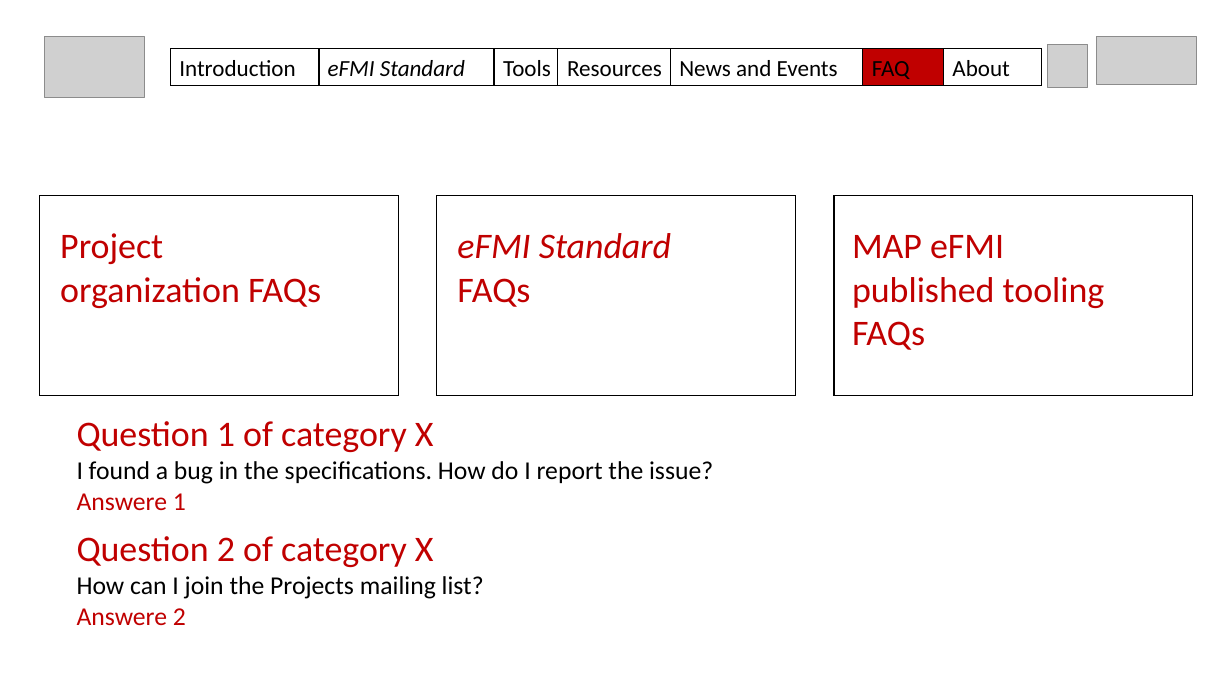
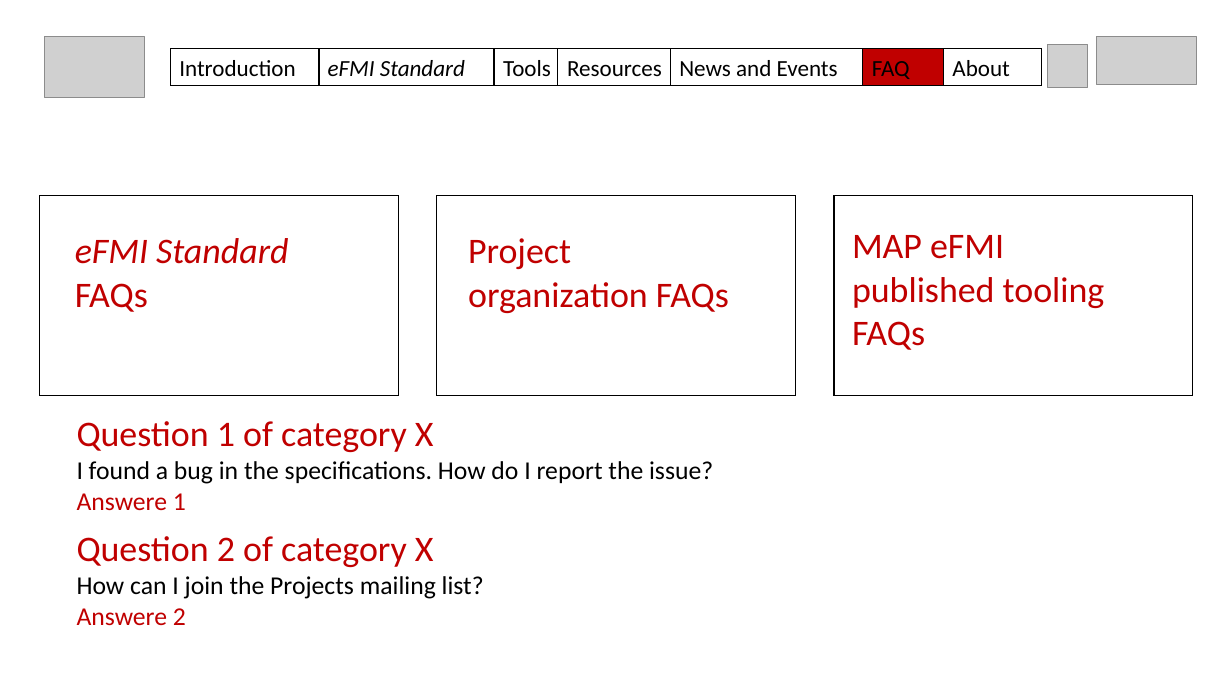
Before and after one commit to modelica/efmi-standard.org, a slide deck: slide 8 of documentation/2022-03-29_MAP-structure-draft.pptx (slide 7 before the commit). Drawn at 1232x693 pixels with LibreOffice and Linux fonts; fonts in the diff are those of the drawing; grey boxes stand for pictures. Boxes give left, top, right and bottom in pixels: in the first picture for what was removed or moved away, otherwise in the second. Text is boxed around its words. In the diff, an @@ line names an element or a change of style, - is before the commit and + after.

```diff
--- a/documentation/2022-03-29_MAP-structure-draft.pptx
+++ b/documentation/2022-03-29_MAP-structure-draft.pptx
@@ text "eFMI Standard FAQs": place and size @@
-text "eFMI Standard FAQs" at [457, 233, 671, 307]
+text "eFMI Standard FAQs" at [75, 238, 288, 312]
@@ text "Project organization FAQs": place and size @@
-text "Project organization FAQs" at [60, 233, 321, 308]
+text "Project organization FAQs" at [468, 238, 729, 313]
```
Also in this commit, not shown: 1 slide added.
